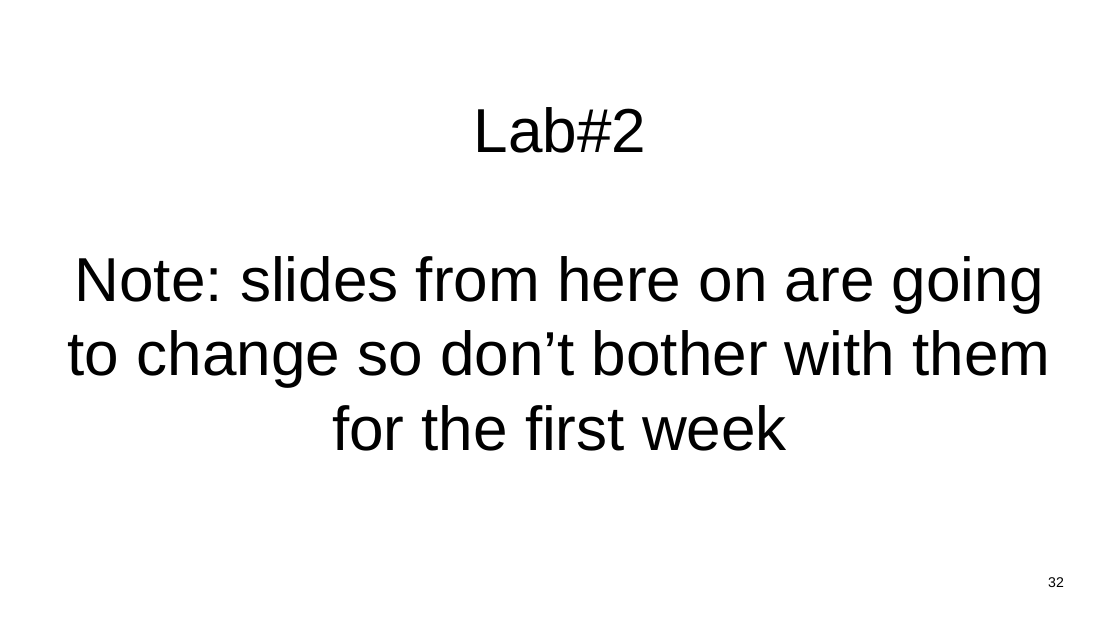
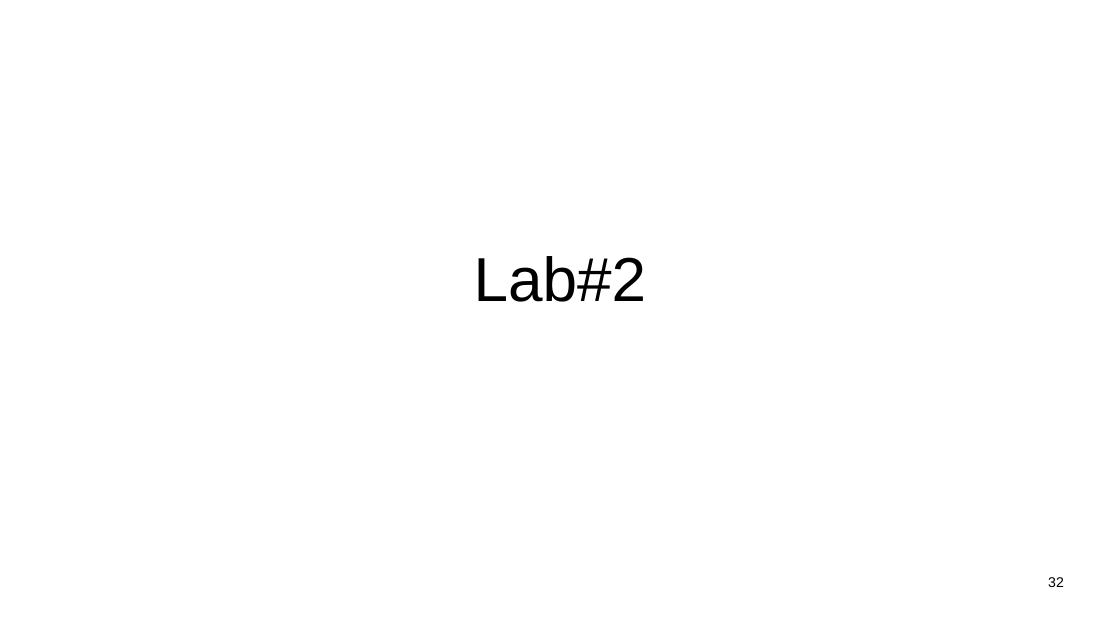
Before and after one commit to sftcd/witidtm, a slide deck: slide 32 of lectures/2023-2024/labs.odp. Drawn at 1120x630 pixels with LibreOffice and Linux fonts; fonts in the diff are those of the drawing. Boxes give left, top, right and bottom in pixels: in the first picture for what was removed or moved away, otherwise in the second. Text is boxed around its words. In the diff, an @@ line names an element or a change of style, - is before the commit and + after.

```diff
--- a/lectures/2023-2024/labs.odp
+++ b/lectures/2023-2024/labs.odp
@@ title at (474,256,647,302): text changed @@
-Lab#2
-Note: slides from here on are going to change so don’t bother with them for the first week
+Lab#2
```
Also in this commit, not shown: 6 other files.
